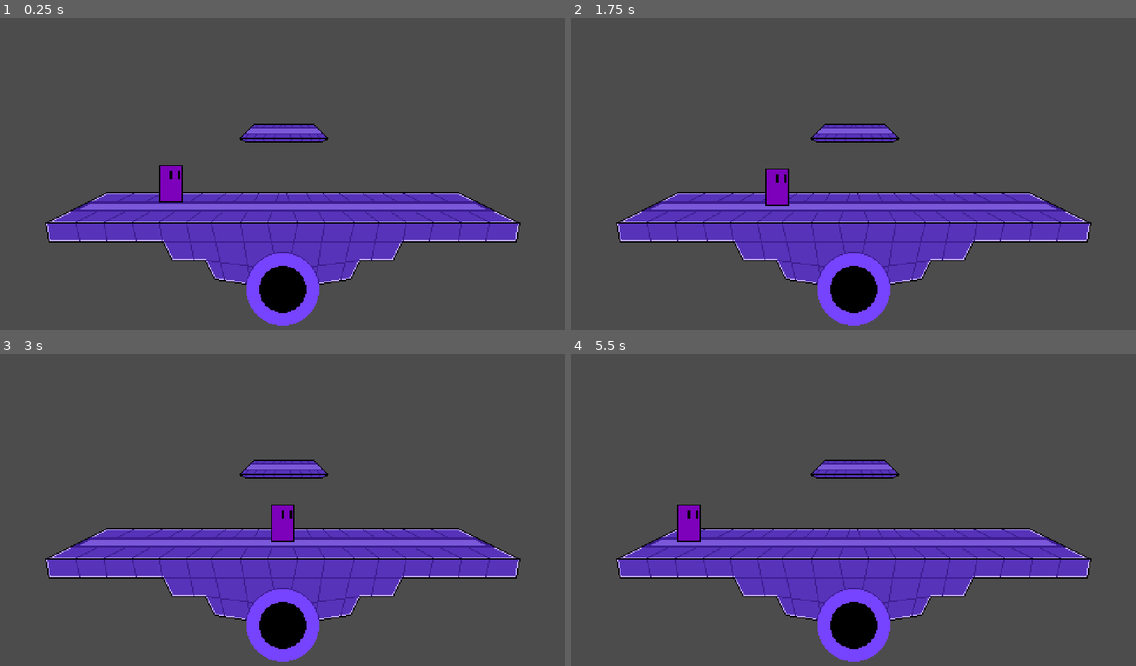
Above: before the commit, frames 1-4 (two rows, left to right).
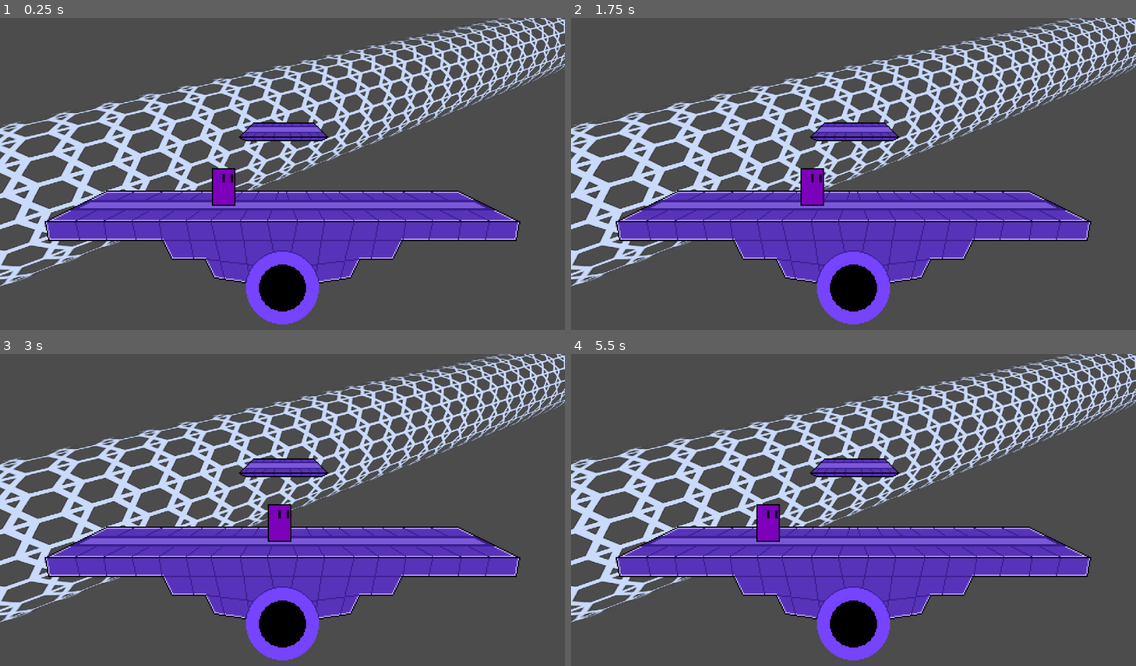
Above: after the commit, the same moments.

Repository: Logn35/SmashBox
Game: Godot game, scene res://Stages/Test Stage.tscn
Same seed, same stepped clock (60 frames per second), same inputs: the game is played once before the commit and once after it.
Inputs:
- Up to frame 1 (0.25 s): no input
- Up to frame 2 (1.75 s): tap Enter at 0.5 s; hold D (moveRight) 0.53-1.28 s; hold A (moveLeft) from 1.28 s (still down)
- Up to frame 3 (3 s): release A (moveLeft) at 2.03 s; hold D (moveRight) from 2.03 s (still down)
- Up to frame 4 (5.5 s): release D (moveRight) at 3.53 s; hold A (moveLeft) from 3.53 s (still down)

The runs differ from the first frame. In frame 1, 21% of the frame differs, in the area x 0-100%, y 0-99%; in frame 2, 22%; in frame 3, 21%; in frame 4, 22%.

Commit message:
Added 3d in 2d, upscaled everything x2

Diff:
--- a/Actors/TestCharacter.tscn
+++ b/Actors/TestCharacter.tscn
@@ -4,11 +4,11 @@
 [ext_resource path="res://scripts/KinematicBody2D.gd" type="Script" id=2]
 
 [sub_resource type="RectangleShape2D" id=1]
-extents = Vector2( 10, 16 )
+extents = Vector2( 20, 32 )
 
 [sub_resource type="CapsuleShape2D" id=2]
-radius = 13.0
-height = 12.0
+radius = 23.0
+height = 24.0
 
 [node name="TestCharacter" type="KinematicBody2D"]
 script = ExtResource( 2 )
--- a/Assets/Stage Tiles/SolidTiles.tscn
+++ b/Assets/Stage Tiles/SolidTiles.tscn
@@ -3,26 +3,26 @@
 [ext_resource path="res://Assets/Sprites/Masking/StageTiles.png" type="Texture" id=1]
 
 [sub_resource type="ConvexPolygonShape2D" id=1]
-points = PoolVector2Array( 16, 16, 0, 16, 0, 0, 16, 0 )
+points = PoolVector2Array( 32, 32, 0, 32, 0, 0, 32, 0 )
 
 [sub_resource type="ConvexPolygonShape2D" id=2]
-points = PoolVector2Array( 0, 16, 16, 0, 16, 16 )
+points = PoolVector2Array( 0, 32, 32, 0, 32, 32 )
 
 [sub_resource type="ConvexPolygonShape2D" id=3]
-points = PoolVector2Array( 16, 16, 0, 16, 0, 0 )
+points = PoolVector2Array( 0, 0, 32, 32, 0, 32 )
 
 [sub_resource type="ConvexPolygonShape2D" id=4]
-points = PoolVector2Array( 0, 0, 16, 0, 0, 16 )
+points = PoolVector2Array( 32, 0, 0, 32, 0, 0 )
 
 [sub_resource type="ConvexPolygonShape2D" id=5]
-points = PoolVector2Array( 16, 0, 16, 16, 0, 0 )
+points = PoolVector2Array( 32, 0, 32, 32, 0, 0 )
 
 [sub_resource type="TileSet" id=6]
 0/name = "StageTiles.png 0"
 0/texture = ExtResource( 1 )
 0/tex_offset = Vector2( 0, 0 )
 0/modulate = Color( 1, 1, 1, 1 )
-0/region = Rect2( 0, 0, 16, 16 )
+0/region = Rect2( 0, 0, 32, 32 )
 0/tile_mode = 0
 0/occluder_offset = Vector2( 0, 0 )
 0/navigation_offset = Vector2( 0, 0 )
@@ -43,7 +43,7 @@
 1/texture = ExtResource( 1 )
 1/tex_offset = Vector2( 0, 0 )
 1/modulate = Color( 1, 1, 1, 1 )
-1/region = Rect2( 16, 0, 16, 16 )
+1/region = Rect2( 32, 0, 32, 32 )
 1/tile_mode = 0
 1/occluder_offset = Vector2( 0, 0 )
 1/navigation_offset = Vector2( 0, 0 )
@@ -64,7 +64,7 @@
 2/texture = ExtResource( 1 )
 2/tex_offset = Vector2( 0, 0 )
 2/modulate = Color( 1, 1, 1, 1 )
-2/region = Rect2( 32, 0, 16, 16 )
+2/region = Rect2( 64, 0, 32, 32 )
 2/tile_mode = 0
 2/occluder_offset = Vector2( 0, 0 )
 2/navigation_offset = Vector2( 0, 0 )
@@ -85,7 +85,7 @@
 3/texture = ExtResource( 1 )
 3/tex_offset = Vector2( 0, 0 )
 3/modulate = Color( 1, 1, 1, 1 )
-3/region = Rect2( 32, 16, 16, 16 )
+3/region = Rect2( 64, 32, 32, 32 )
 3/tile_mode = 0
 3/occluder_offset = Vector2( 0, 0 )
 3/navigation_offset = Vector2( 0, 0 )
@@ -106,7 +106,7 @@
 4/texture = ExtResource( 1 )
 4/tex_offset = Vector2( 0, 0 )
 4/modulate = Color( 1, 1, 1, 1 )
-4/region = Rect2( 16, 16, 16, 16 )
+4/region = Rect2( 32, 32, 32, 32 )
 4/tile_mode = 0
 4/occluder_offset = Vector2( 0, 0 )
 4/navigation_offset = Vector2( 0, 0 )
--- a/Stages/Test Stage Background.tscn
+++ /dev/null
@@ -1,10 +0,0 @@
-[gd_scene load_steps=3 format=2]
-
-[ext_resource path="res://Assets/Sprites/Stages/Test Background.png" type="Texture" id=1]
-[ext_resource path="res://Assets/Sprites/Stages/Test Background1.png" type="Texture" id=2]
-
-[node name="Stage Background" type="Sprite"]
-texture = ExtResource( 1 )
-
-[node name="Stage Background Grid" type="Sprite" parent="."]
-texture = ExtResource( 2 )
--- a/Stages/Test Stage.tscn
+++ b/Stages/Test Stage.tscn
@@ -7,22 +7,43 @@
 [ext_resource path="res://Actors/TestCharacter.tscn" type="PackedScene" id=5]
 [ext_resource path="res://Game Engine Objects/Game Engine.tscn" type="PackedScene" id=6]
 [ext_resource path="res://Assets/Sprites/Stages/Test Stage Foreground.png" type="Texture" id=7]
-[ext_resource path="res://Stages/Test Stage Background.tscn" type="PackedScene" id=8]
+[ext_resource path="res://scripts/3d in 2d.gd" type="Script" id=8]
 [ext_resource path="res://Assets/Sprites/Stages/Test Stage Background.png" type="Texture" id=9]
+[ext_resource path="res://Assets/Sprites/Masking/Platform Sprite.png" type="Texture" id=10]
+[ext_resource path="res://Assets/Object Test.png" type="Texture" id=11]
+
+[sub_resource type="Environment" id=2]
+background_energy = 0.0
+ambient_light_color = Color( 1, 1, 1, 1 )
+glow_intensity = 2.99
+
+[sub_resource type="CylinderMesh" id=3]
+
+[sub_resource type="Skin" id=4]
+
+[sub_resource type="SpatialMaterial" id=5]
+flags_transparent = true
+albedo_texture = ExtResource( 11 )
+uv1_scale = Vector3( 20, 100, 20 )
+uv1_triplanar_sharpness = 2.2974
+uv2_scale = Vector3( 100, 100, 100 )
 
 [node name="Test Stage" type="Node2D"]
+script = ExtResource( 8 )
+
+[node name="2d 3d Background" type="Sprite" parent="."]
+position = Vector2( 472.563, 253.629 )
+scale = Vector2( 0.679684, 0.671373 )
+texture = ExtResource( 10 )
 
 [node name="Test Stage Background" type="Sprite" parent="."]
-position = Vector2( 240, 134 )
+position = Vector2( 480, 266 )
 texture = ExtResource( 9 )
-
-[node name="Stage Background" parent="." instance=ExtResource( 8 )]
-visible = false
-position = Vector2( 239, 97 )
 
 [node name="SolidTiles" parent="." instance=ExtResource( 1 )]
 visible = false
-tile_data = PoolIntArray( 655364, 4, 0, 655365, 0, 0, 655366, 0, 0, 655367, 0, 0, 655368, 0, 0, 655369, 0, 0, 655370, 0, 0, 655371, 0, 0, 655372, 0, 0, 655373, 0, 0, 655374, 0, 0, 655375, 0, 0, 655376, 0, 0, 655377, 0, 0, 655378, 0, 0, 655379, 0, 0, 655380, 0, 0, 655381, 0, 0, 655382, 0, 0, 655383, 0, 0, 655384, 0, 0, 655385, 3, 0, 720902, 4, 0, 720903, 0, 0, 720904, 0, 0, 720905, 0, 0, 720906, 0, 0, 720907, 0, 0, 720908, 0, 0, 720909, 0, 0, 720910, 0, 0, 720911, 0, 0, 720912, 0, 0, 720913, 0, 0, 720914, 0, 0, 720915, 0, 0, 720916, 0, 0, 720917, 0, 0, 720918, 0, 0, 720919, 3, 0, 786441, 4, 0, 786442, 0, 0, 786443, 0, 0, 786444, 0, 0, 786445, 0, 0, 786446, 0, 0, 786447, 0, 0, 786448, 0, 0, 786449, 0, 0, 786450, 0, 0, 786451, 0, 0, 786452, 3, 0, 851979, 4, 0, 851980, 0, 0, 851981, 0, 0, 851982, 0, 0, 851983, 0, 0, 851984, 0, 0, 851985, 0, 0, 851986, 3, 0 )
+cell_size = Vector2( 32, 32 )
+tile_data = PoolIntArray( 655364, 4, 0, 655365, 0, 0, 655366, 0, 0, 655367, 0, 0, 655368, 0, 0, 655369, 0, 0, 655370, 0, 0, 655371, 0, 0, 655372, 0, 0, 655373, 0, 0, 655374, 0, 0, 655375, 0, 0, 655376, 0, 0, 655377, 0, 0, 655378, 0, 0, 655379, 0, 0, 655380, 0, 0, 655381, 0, 0, 655382, 0, 0, 655383, 0, 0, 655384, 0, 0, 655385, 3, 0, 720901, 4, 0, 720902, 0, 0, 720903, 0, 0, 720904, 0, 0, 720905, 0, 0, 720906, 0, 0, 720907, 0, 0, 720908, 0, 0, 720909, 0, 0, 720910, 0, 0, 720911, 0, 0, 720912, 0, 0, 720913, 0, 0, 720914, 0, 0, 720915, 0, 0, 720916, 0, 0, 720917, 0, 0, 720918, 0, 0, 720919, 0, 0, 720920, 3, 0, 786441, 4, 0, 786442, 0, 0, 786443, 0, 0, 786444, 0, 0, 786445, 0, 0, 786446, 0, 0, 786447, 0, 0, 786448, 0, 0, 786449, 0, 0, 786450, 0, 0, 786451, 0, 0, 786452, 3, 0, 851979, 4, 0, 851980, 0, 0, 851981, 0, 0, 851982, 0, 0, 851983, 0, 0, 851984, 0, 0, 851985, 0, 0, 851986, 3, 0 )
 
 [node name="Platform Block" parent="." instance=ExtResource( 3 )]
 visible = false
@@ -65,11 +86,30 @@
 position = Vector2( 384, 144 )
 
 [node name="TestCharacter" parent="." instance=ExtResource( 5 )]
-position = Vector2( 145, 129 )
+position = Vector2( 380, 277 )
 
 [node name="Game Engine" parent="." instance=ExtResource( 6 )]
-position = Vector2( 8, 8 )
+position = Vector2( 244, 139 )
 
 [node name="Test Stage Foreground" type="Sprite" parent="."]
-position = Vector2( 240, 134 )
+position = Vector2( 480, 266 )
 texture = ExtResource( 7 )
+
+[node name="3d Background" type="Viewport" parent="."]
+size = Vector2( 1980, 1080 )
+transparent_bg = true
+render_target_v_flip = true
+
+[node name="Background" type="Spatial" parent="3d Background"]
+
+[node name="Camera" type="Camera" parent="3d Background/Background"]
+transform = Transform( 0.997594, 2.97306e-08, 0.0693212, -2.98023e-08, 1, 2.22045e-16, -0.0693212, -2.06593e-09, 0.997594, 1.32666, 1.83019, 11.0664 )
+
+[node name="WorldEnvironment" type="WorldEnvironment" parent="3d Background/Background"]
+environment = SubResource( 2 )
+
+[node name="MeshInstance" type="MeshInstance" parent="3d Background/Background"]
+transform = Transform( 0.0936613, 11.2844, 0.546617, -0.885289, 4.35036, -0.336673, -0.455511, -6.13468, 0.766721, 2.86285, 3.39039, 4.35112 )
+mesh = SubResource( 3 )
+skin = SubResource( 4 )
+material/0 = SubResource( 5 )
--- a/project.godot
+++ b/project.godot
@@ -26,8 +26,8 @@
 
 [display]
 
-window/size/width=480
-window/size/height=270
+window/size/width=960
+window/size/height=540
 window/size/test_width=960
 window/size/test_height=540
 window/stretch/mode="viewport"
--- /dev/null
+++ b/scripts/3d in 2d.gd
@@ -0,0 +1,17 @@
+extends Node2D
+
+
+# Declare member variables here. Examples:
+# var a = 2
+# var b = "text"
+
+
+# Called when the node enters the scene tree for the first time.
+func _ready():
+	pass # Replace with function body.
+
+
+# Called every frame. 'delta' is the elapsed time since the previous frame.
+func _process(delta):
+	var texture = $"3d Background".get_texture()
+	$"2d 3d Background".texture = texture
Binary file added: Assets/Object Test.png
Not shown, added: Assets/Object Test.png.import
Binary file changed: Assets/Sprites/Masking/StageTiles.png
Binary file changed: Assets/Sprites/Stages/Test Stage Background.png
Binary file changed: Assets/Sprites/Stages/Test Stage Foreground.png
Binary file changed: Assets/Sprites/Test Sprites/Test Character.png
Not shown: 1 places in Stages/Test Stage.tscn that only renumber resources
